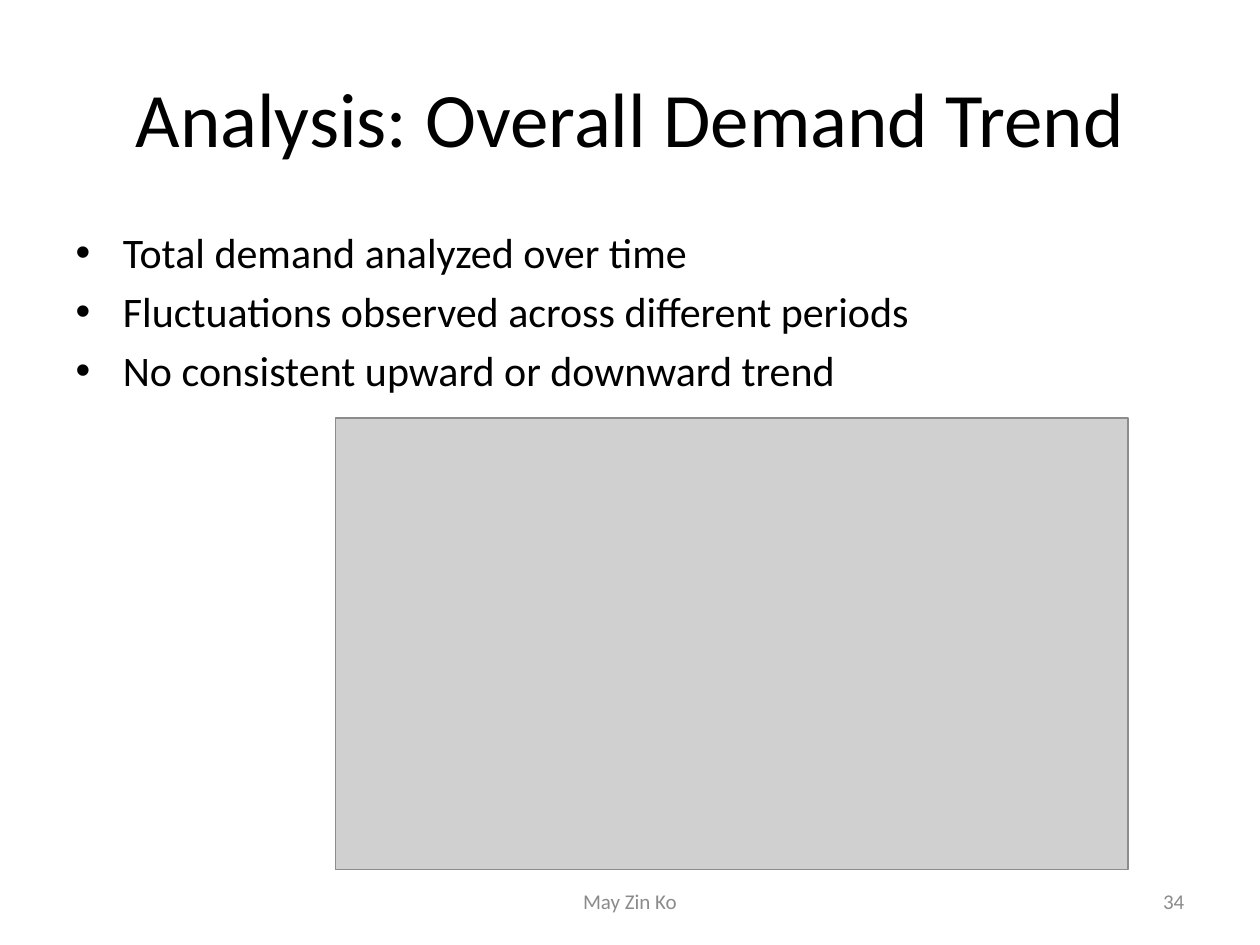
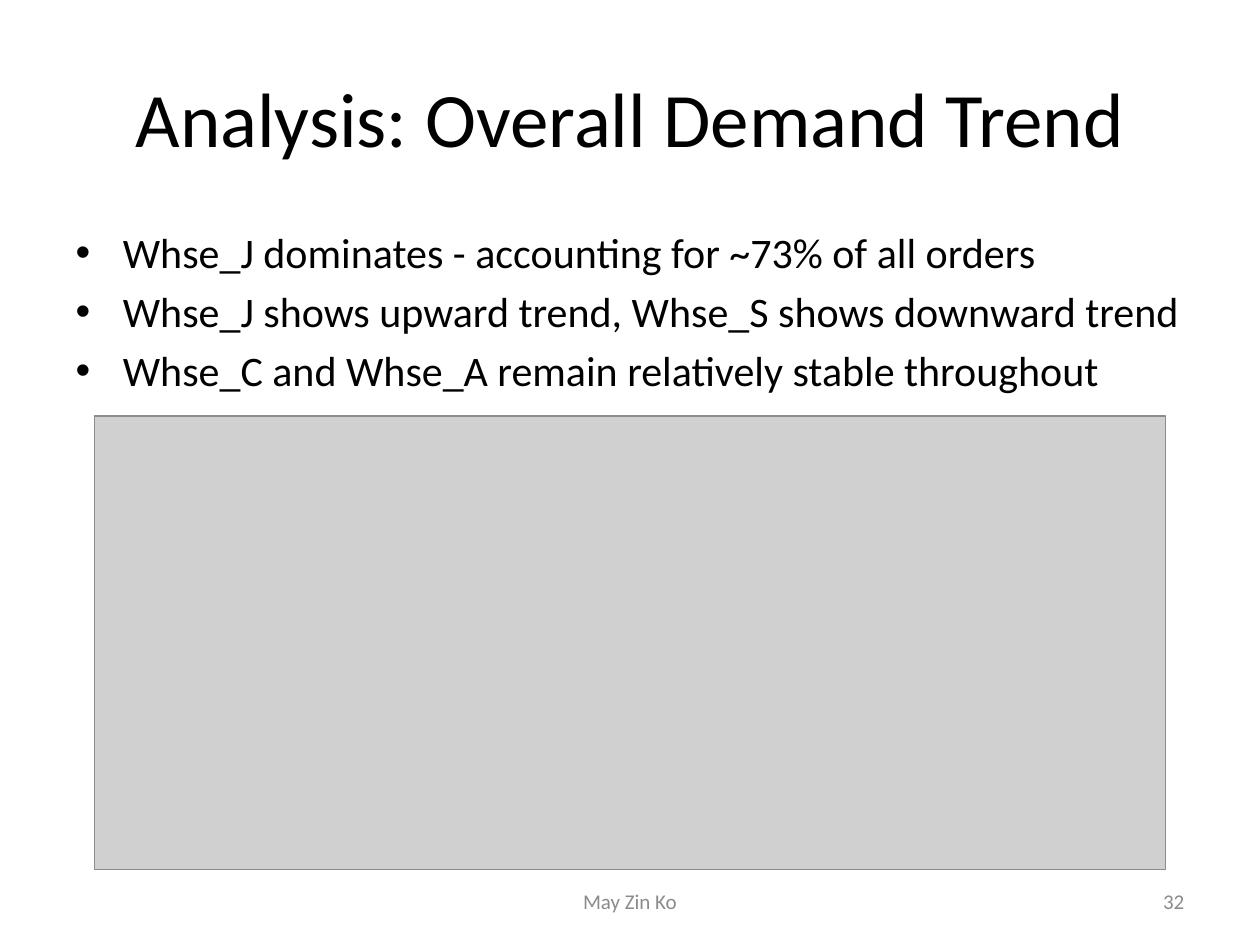
Before and after one commit to MayZinKo/Demand_Management_Industrial_Analytics_Project, a slide deck: slide 32 of Demand_Management_Presentation.pptx (slide 34 before the commit). Drawn at 1260x945 pixels with LibreOffice and Linux fonts; fonts in the diff are those of the drawing; grey boxes stand for pictures. Boxes give left, top, right and bottom in pixels: in the first picture for what was removed or moved away, otherwise in the second. Text is boxed around its words. In the diff, an @@ line names an element or a change of style, - is before the commit and + after.

```diff
--- a/Demand_Management_Presentation.pptx
+++ b/Demand_Management_Presentation.pptx
@@ text at (x1=123, y1=238, x2=1178, y2=394): text changed @@
-• Total demand analyzed over time
-• Fluctuations observed across different periods
-• No consistent upward or downward trend
+• Whse_J dominates - accounting for ~73% of all orders
+• Whse_J shows upward trend, Whse_S shows downward trend
+• Whse_C and Whse_A remain relatively stable throughout
@@ picture resized from (x1=335, y1=418, x2=1128, y2=869) to (x1=94, y1=416, x2=1166, y2=869) @@
@@ page number at (x1=1163, y1=895, x2=1184, y2=909): text changed @@
-34
+32
```
Also in this commit, not shown: 9 other slides changed, 5 slides added, 6 slides removed, 1 other file.
